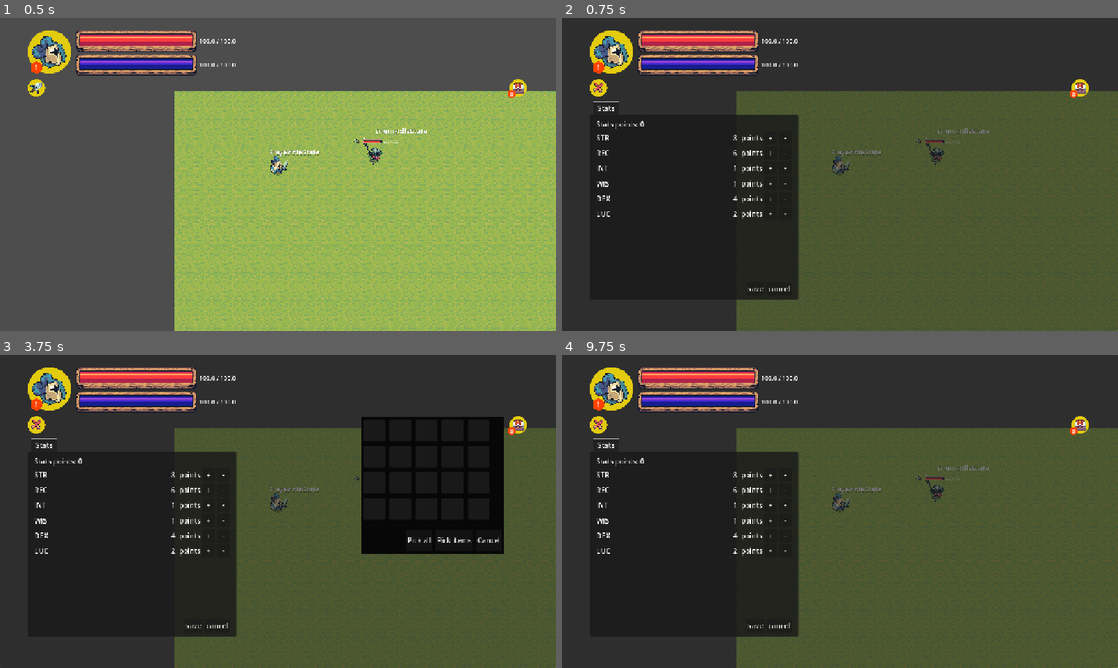
Above: before the commit, frames 1-4 (two rows, left to right).
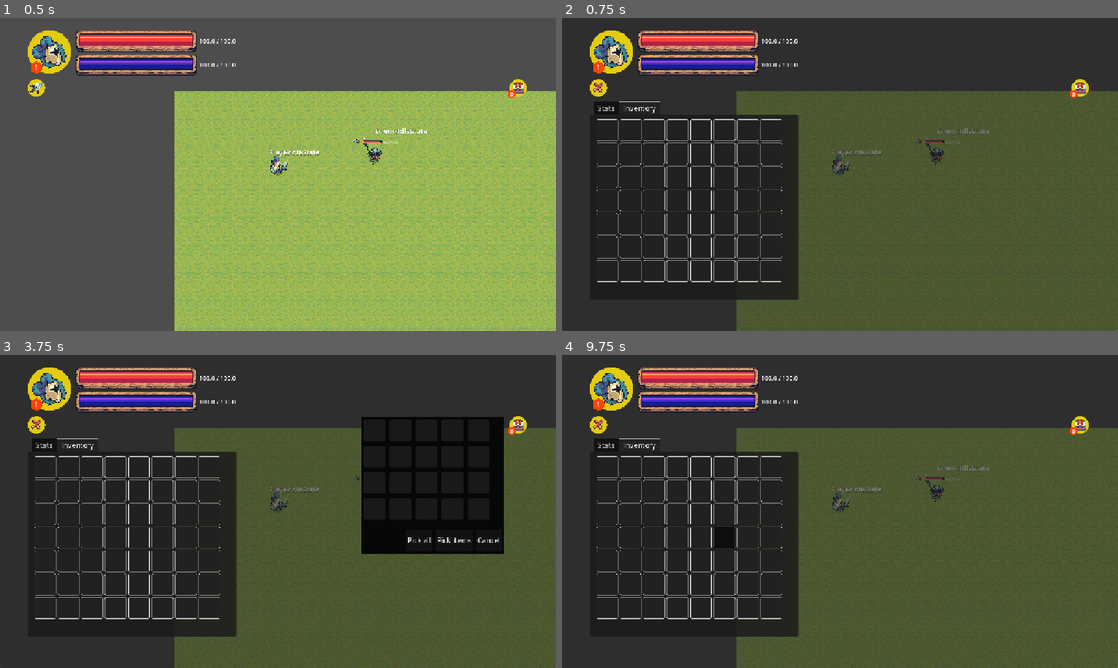
Above: after the commit, the same moments.

Repository: nidal1/rpg
Game: Godot game, scene res://scenes/world/world.tscn
Two runs of this game, one before a commit and one after it. Both use one fixed random seed, a clock stepped at 60 frames per second and the inputs below.
Inputs (mouse positions are in pixels of both pictures, inside the frame that each line leads up to):
- Up to frame 1 (0.5 s): no input
- Up to frame 2 (0.75 s): click (600, 86) at 0.5 s
- Up to frame 3 (3.75 s): click (44, 467) at 1.27 s; click (211, 473) at 2 s, where only the run before the commit has a clickable "+"; click (222, 473) at 2.75 s, where only the run before the commit has a clickable "-"; click (517, 423) at 3.5 s
- Up to frame 4 (9.75 s): click (934, 430) at 4.27 s; click (979, 539) at 5 s, where only the run before the commit has a clickable "Pick all"; click (1017, 539) at 5.75 s, where only the run before the commit has a clickable "Pick items"; click (778, 624) at 6.5 s, where only the run before the commit has a clickable "cancel"; click (1051, 539) at 7.25 s, where only the run before the commit has a clickable "Cancel"; click (756, 624) at 8 s, where only the run before the commit has a clickable "save"; move the mouse to (962, 495) at 8.77 s; hold D (move_right) 8.78-9.53 s; click (962, 495) at 8.92 s; move the mouse to (728, 527) at 9.52 s; hold S (move_down) from 9.53 s (still down); click (728, 527) at 9.67 s

Frame 1 is identical in both runs. In frame 2, 2.5% of the frame differs, in the area x 5-41%, y 26-88%; in frame 3, 2.5%; in frame 4, 2.5%.

Commit message:
feat: implement core UI systems including inventory, lootable items, and character stat management

Diff:
--- a/scenes/ui/in_game_ui.tscn
+++ b/scenes/ui/in_game_ui.tscn
@@ -40,10 +40,12 @@
 offset_top = 192.0
 offset_right = 544.0
 offset_bottom = 648.0
-current_tab = 0
+current_tab = 1
 tab_0/title = "Stats"
+tab_1/title = "Inventory"
 
 [node name="StatsPanel" type="Panel" parent="HUD/TabContainer" unique_id=651739754]
+visible = false
 layout_mode = 2
 metadata/_tab_index = 0
 metadata/_tab_name = "Stats"
@@ -83,6 +85,32 @@
 [node name="CancelStatsButton" type="Button" parent="HUD/TabContainer/StatsPanel/MarginContainer/VBoxContainer/HBoxContainer" unique_id=1296302179]
 layout_mode = 2
 text = "cancel"
+
+[node name="InventoryPanel" type="Panel" parent="HUD/TabContainer" unique_id=1015041114]
+layout_mode = 2
+metadata/_tab_index = 1
+metadata/_tab_name = "Inventory"
+
+[node name="MarginContainer" type="MarginContainer" parent="HUD/TabContainer/InventoryPanel" unique_id=494295017]
+layout_mode = 1
+anchors_preset = 15
+anchor_right = 1.0
+anchor_bottom = 1.0
+grow_horizontal = 2
+grow_vertical = 2
+theme_override_constants/margin_left = 15
+theme_override_constants/margin_top = 10
+theme_override_constants/margin_right = 15
+theme_override_constants/margin_bottom = 10
+
+[node name="ScrollContainer" type="ScrollContainer" parent="HUD/TabContainer/InventoryPanel/MarginContainer" unique_id=599233294]
+layout_mode = 2
+
+[node name="InventoryContainer" type="GridContainer" parent="HUD/TabContainer/InventoryPanel/MarginContainer/ScrollContainer" unique_id=1767503483]
+layout_mode = 2
+theme_override_constants/h_separation = 4
+theme_override_constants/v_separation = 4
+columns = 8
 
 [node name="Control" type="Control" parent="." unique_id=1386049986]
 layout_mode = 1
@@ -207,6 +235,7 @@
 vertical_alignment = 1
 
 [node name="LootableItemsTable" type="Panel" parent="Control" unique_id=1587979812]
+visible = false
 layout_mode = 1
 anchors_preset = 1
 anchor_left = 1.0
--- /dev/null
+++ b/scenes/ui/inventory_slot.tscn
@@ -0,0 +1,55 @@
+[gd_scene format=3 uid="uid://crl0ohy8w8e71"]
+
+[ext_resource type="Script" uid="uid://c3djttp6p7cqh" path="res://scripts/entities/inventory_slot.gd" id="1_ru537"]
+
+[sub_resource type="StyleBoxFlat" id="StyleBoxFlat_ulc1b"]
+bg_color = Color(0.13174221, 0.13174239, 0.1317423, 1)
+border_width_left = 1
+border_width_top = 1
+border_width_right = 1
+border_width_bottom = 1
+border_blend = true
+corner_radius_top_left = 3
+corner_radius_top_right = 3
+corner_radius_bottom_right = 3
+corner_radius_bottom_left = 3
+
+[sub_resource type="StyleBoxFlat" id="StyleBoxFlat_ru537"]
+bg_color = Color(0.6, 0.6, 0.6, 0)
+
+[sub_resource type="StyleBoxFlat" id="StyleBoxFlat_r4ab7"]
+bg_color = Color(0.6, 0.6, 0.6, 0.101960786)
+
+[node name="inventorySlot" type="Panel" unique_id=571981147]
+custom_minimum_size = Vector2(50, 50)
+theme_override_styles/panel = SubResource("StyleBoxFlat_ulc1b")
+script = ExtResource("1_ru537")
+
+[node name="CenterContainer" type="CenterContainer" parent="." unique_id=1092220266]
+layout_mode = 1
+anchors_preset = 15
+anchor_right = 1.0
+anchor_bottom = 1.0
+grow_horizontal = 2
+grow_vertical = 2
+
+[node name="InventorySlotIcon" type="TextureRect" parent="CenterContainer" unique_id=17578098]
+custom_minimum_size = Vector2(40, 40)
+layout_mode = 2
+expand_mode = 1
+
+[node name="inventorySlotButton" type="Button" parent="." unique_id=169247047]
+layout_mode = 1
+anchors_preset = 15
+anchor_right = 1.0
+anchor_bottom = 1.0
+grow_horizontal = 2
+grow_vertical = 2
+mouse_filter = 1
+theme_override_styles/normal = SubResource("StyleBoxFlat_ru537")
+theme_override_styles/hover = SubResource("StyleBoxFlat_r4ab7")
+
+[node name="ContextMenu" type="PopupMenu" parent="." unique_id=679955840]
+oversampling_override = 1.0
+
+[connection signal="pressed" from="inventorySlotButton" to="." method="_on_inventory_slot_button_pressed"]
--- a/scripts/autoloads/event_bus.gd
+++ b/scripts/autoloads/event_bus.gd
@@ -46,3 +46,10 @@
 signal hide_lootable_item_hover_info(item: Item)
 ## Emitted when selected lootable items are actually picked up into the inventory.
 signal selected_lootable_items_picked_up(slots: Array[Item])
+
+# ─── Inventory Signals ───────────────────────────────────────────────────────
+## Emitted when an item is added to the inventory.
+signal items_added_to_inventory(slots: Array[Item])
+
+## Emitted when an item is removed from the inventory.
+signal items_removed_from_inventory(slots: Array[Item])
--- a/scripts/autoloads/game_manager.gd
+++ b/scripts/autoloads/game_manager.gd
@@ -107,4 +107,5 @@
 		if slot != null:
 			PlayerData.add_inventory_item(slot)
 
+	EventBus.items_added_to_inventory.emit(slots)
 	print("inventory: %s", PlayerData.__current_inventory_items.size())
--- a/scripts/entities/in_game_ui.gd
+++ b/scripts/entities/in_game_ui.gd
@@ -11,6 +11,9 @@
 var lootable_item_slots: Array[LootableItemSlot] = []
 var lootable_items_numbers = 20
 var selected_lootable_items: Array[LootableItemSlot] = []
+
+var inventory_slots: Array[InventorySlot] = []
+var inventory_slots_number = 56
 
 # ─── OnReady Variables ───────────────────────────────────────────────────────
 # Hero stats section
@@ -44,6 +47,11 @@
 @onready var items_label: Label = $Control/LootableItems/LootableItemsNotiication/ItemsLabel
 @onready var lootable_items_table: Panel = $Control/LootableItemsTable
 
+# Inventory items section
+@onready var inventory_slot_scene: PackedScene = preload("res://scenes/ui/inventory_slot.tscn")
+@onready var inventory_container: GridContainer = $HUD/TabContainer/InventoryPanel/MarginContainer/ScrollContainer/InventoryContainer
+
+
 # ─── Built-in Methods ────────────────────────────────────────────────────────
 func _ready() -> void:
 	process_mode = Node.PROCESS_MODE_ALWAYS
@@ -53,11 +61,15 @@
 	EventBus.initialize_hero_stats_ui.connect(_initialize_hero_stats)
 	EventBus.display_lootable_item_hover_info.connect(_on_display_lootable_item_hover_info)
 	EventBus.hide_lootable_item_hover_info.connect(_on_hide_lootable_item_hover_info)
-
+	EventBus.items_added_to_inventory.connect(_on_items_added_to_inventory)
+	# EventBus.items_removed_from_inventory.connect(_on_items_removed_from_inventory)
+
+	pick_all_dropped_items_button.pressed.connect(_pick_all_lootable_items)
 	pick_selected_dropped_items_button.pressed.connect(_pick_selected_lootable_items)
 	cancel_dropped_items_button.pressed.connect(_close_lootable_items_panel)
 
 	_initialize_lootable_items_panel()
+	_initialize_inventory_tab()
 
 # ─── Public Methods ──────────────────────────────────────────────────────────
 ## Updates the entire stats UI by reading from PlayerData.
@@ -146,7 +158,24 @@
 		lootable_items_container.add_child(lootable_item_slot_instance)
 		lootable_item_slot_instance.lootable_item_button.pressed.connect(func(): _on_lootable_item_slot_clicked(i))
 
+func _initialize_inventory_tab() -> void:
+	for i in range(inventory_slots_number):
+		var inventory_slot_instance: InventorySlot = inventory_slot_scene.instantiate()
+		inventory_slot_instance.slot_index = i
+		inventory_slots.append(inventory_slot_instance)
+		inventory_container.add_child(inventory_slot_instance)
+
 # ─── Logic Methods ───────────────────────────────────────────────────────────
+func _pick_all_lootable_items() -> void:
+	var slots: Array[Item] = []
+	for i in lootable_item_slots:
+		if i.item != null:
+			slots.append(i.item)
+			i.clear_slot()
+			items_label.text = str(int(items_label.text) - 1)
+	selected_lootable_items.clear()
+	EventBus.selected_lootable_items_picked_up.emit(slots)
+
 func _pick_selected_lootable_items() -> void:
 	var slots: Array[Item] = []
 	var temp_slot = []
@@ -217,3 +246,10 @@
 
 func _on_toggle_lootable_items_button_pressed() -> void:
 	__toggle_lootable_items_panel()
+
+func _on_items_added_to_inventory(slots: Array[Item]) -> void:
+	for slot in slots:
+		for i in inventory_slots:
+			if i.item == null:
+				i.set_item(slot)
+				break
--- /dev/null
+++ b/scripts/entities/inventory_slot.gd
@@ -0,0 +1,47 @@
+extends Panel
+class_name InventorySlot
+
+var slot_index: int
+var item: Item
+
+# ─── OnReady Variables ───────────────────────────────────────────────────────
+@onready var context_menu: PopupMenu = $ContextMenu
+@onready var inventory_slot_icon: TextureRect = $CenterContainer/InventorySlotIcon
+
+# ─── Built-in Methods ────────────────────────────────────────────────────────
+func _ready() -> void:
+	context_menu.add_item("Equip", 0)
+	context_menu.add_item("Use", 1)
+	context_menu.add_separator()
+	context_menu.add_item("Drop", 2)
+	context_menu.id_pressed.connect(_on_context_menu_item_pressed)
+
+func _gui_input(event: InputEvent) -> void:
+	if event is InputEventMouseButton and event.button_index == MOUSE_BUTTON_RIGHT and event.pressed:
+		context_menu.popup()
+		# position = mouse position
+		context_menu.position = get_screen_position() + event.position
+
+func _on_context_menu_item_pressed(id: int) -> void:
+	match id:
+		0: _equip()
+		1: _use()
+		2: _drop()
+
+func _equip() -> void:
+	print("equip item")
+
+func _use() -> void:
+	print("use item")
+
+func _drop() -> void:
+	print("drop item")
+
+
+func _on_inventory_slot_button_pressed() -> void:
+	print("pressed")
+
+
+func set_item(new_item: Item) -> void:
+	item = new_item
+	inventory_slot_icon.texture = item.icon
Not shown, added: scripts/entities/inventory_slot.gd.uid
